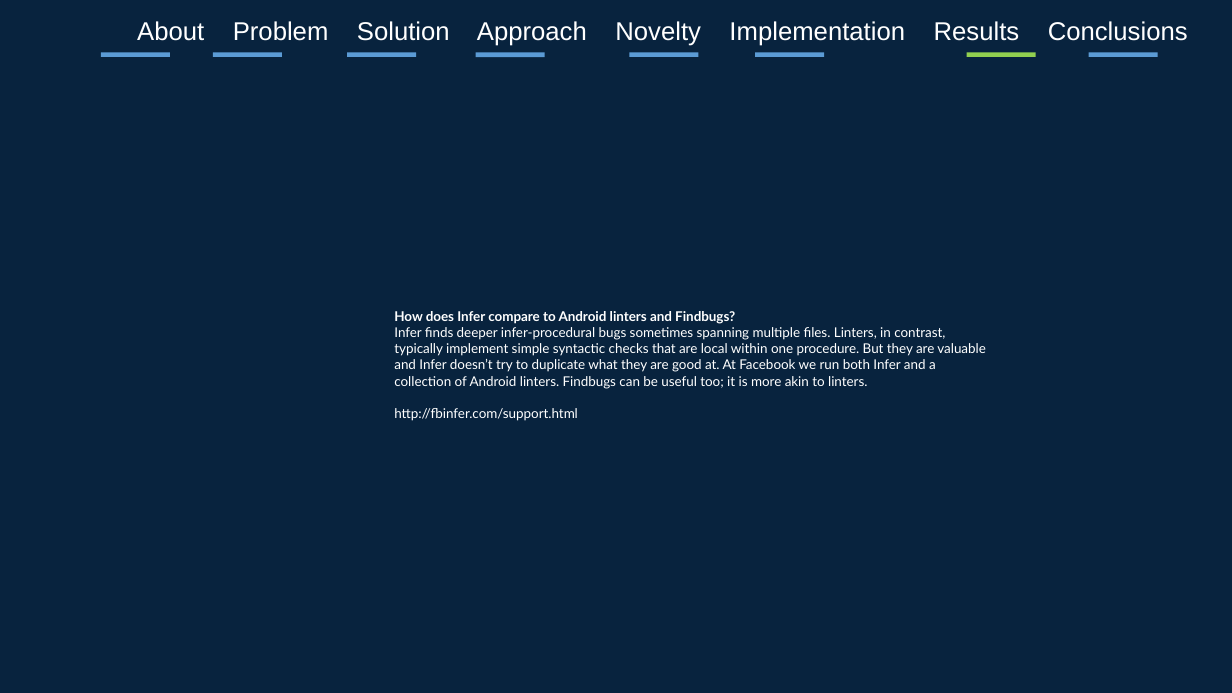
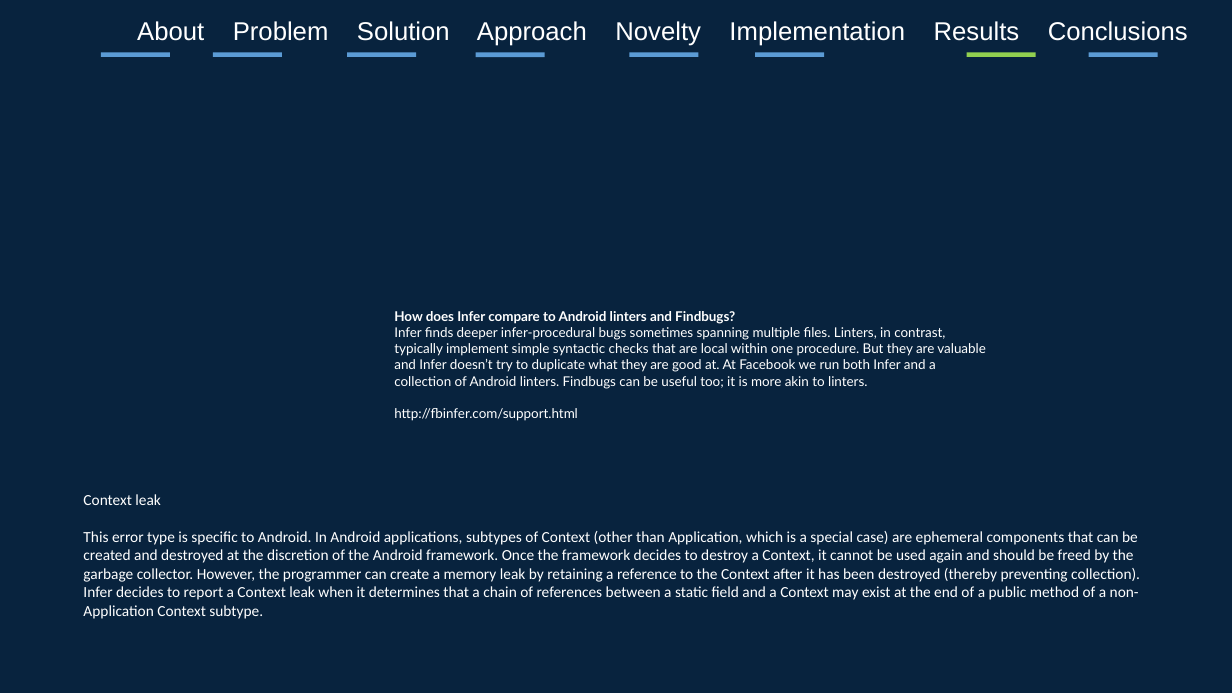
Before and after one commit to jsachs/infer, a slide deck: slide 20 of infeRS/InfeRS.pptx (slide 16 before the commit). Drawn at 1232x693 pixels with LibreOffice and Linux fonts; fonts in the diff are those of the drawing. Boxes give left, top, right and bottom in pixels: in the first picture for what was removed or moved away, otherwise in the second. Text is boxed around its words. In the diff, an @@ line names an element or a change of style, - is before the commit and + after.

```diff
--- a/infeRS/InfeRS.pptx
+++ b/infeRS/InfeRS.pptx
@@ text added at <box>83,494,1140,619</box>, 12 pt, text #FFFFFF @@
+Context leak
+This error type is specific to Android. In Android applications, subtypes of Context (other than Application, which is a special case) are ephemeral components that can be created and destroyed at the discretion of the Android framework. Once the framework decides to destroy a Context, it cannot be used again and should be freed by the garbage collector. However, the programmer can create a memory leak by retaining a reference to the Context after it has been destroyed (thereby preventing collection).
+Infer decides to report a Context leak when it determines that a chain of references between a static field and a Context may exist at the end of a public method of a non-Application Context subtype.
```
Also in this commit, not shown: 8 other slides changed, 8 slides added, 4 other files.
